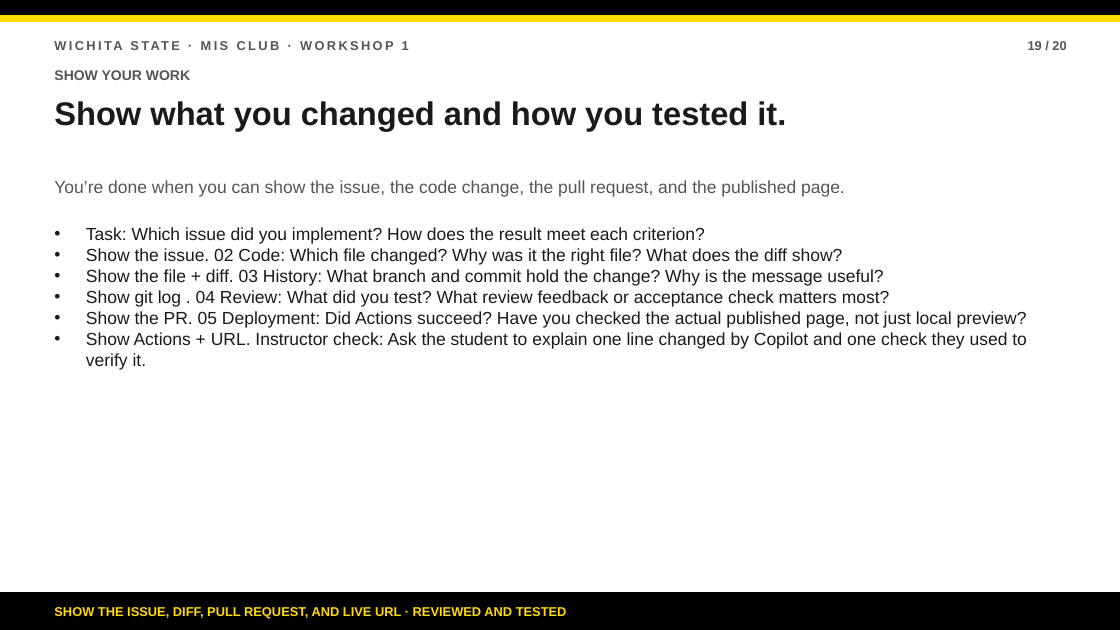
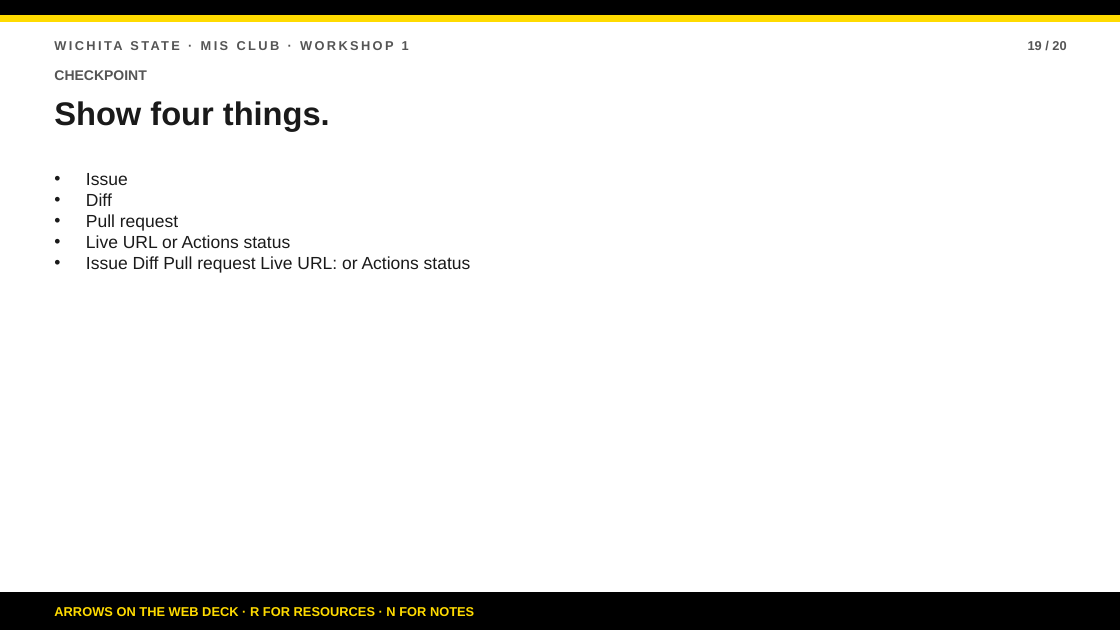
Before and after one commit to bsbcyber/workshop-site, a slide deck: slide 19 of downloads/workshop-1-presentation.pptx. Drawn at 1120x630 pixels with LibreOffice and Linux fonts; fonts in the diff are those of the drawing. Boxes give left, top, right and bottom in pixels: in the first picture for what was removed or moved away, otherwise in the second. Text is boxed around its words. In the diff, an @@ line names an element or a change of style, - is before the commit and + after.

Commit message:
Deploy cleaned facilitator deck

```diff
--- a/downloads/workshop-1-presentation.pptx
+++ b/downloads/workshop-1-presentation.pptx
@@ text at box(54, 70, 146, 80): text changed @@
-SHOW YOUR WORK
+CHECKPOINT
@@ text at box(54, 101, 330, 130): text changed @@
-Show what you changed and how you tested it.
+Show four things.
@@ text "Issue" at box(86, 173, 471, 273): vertical alignment middle to top @@
@@ text at box(86, 173, 471, 273): text changed; text colour #555555 to #1A1A1A @@
-You’re done when you can show the issue, the code change, the pull request, and the published page.
+• Issue
+• Diff
+• Pull request
+• Live URL or Actions status
+• Issue Diff Pull request Live URL: or Actions status
@@ text removed at box(86, 227, 1027, 370) @@
-• Task: Which issue did you implement? How does the result meet each criterion?
-• Show the issue. 02 Code: Which file changed? Why was it the right file? What does the diff show?
-• Show the file + diff. 03 History: What branch and commit hold the change? Why is the message useful?
-• Show git log . 04 Review: What did you test? What review feedback or acceptance check matters most?
-• Show the PR. 05 Deployment: Did Actions succeed? Have you checked the actual published page, not just local preview?
-• Show Actions + URL. Instructor check: Ask the student to explain one line changed by Copilot and one check they used to verify it.
@@ text at box(54, 607, 474, 616): text changed @@
-SHOW THE ISSUE, DIFF, PULL REQUEST, AND LIVE URL · REVIEWED AND TESTED
+ARROWS ON THE WEB DECK · R FOR RESOURCES · N FOR NOTES
```
Also in this commit, not shown: 17 other slides changed, 2 slides added, 2 slides removed, 26 other files.
